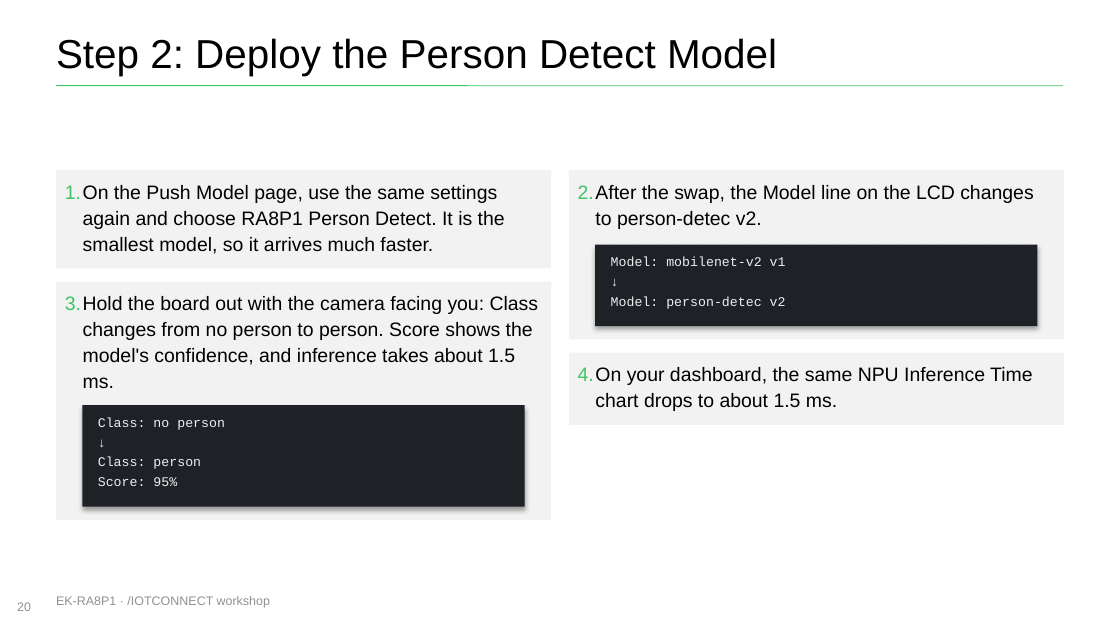
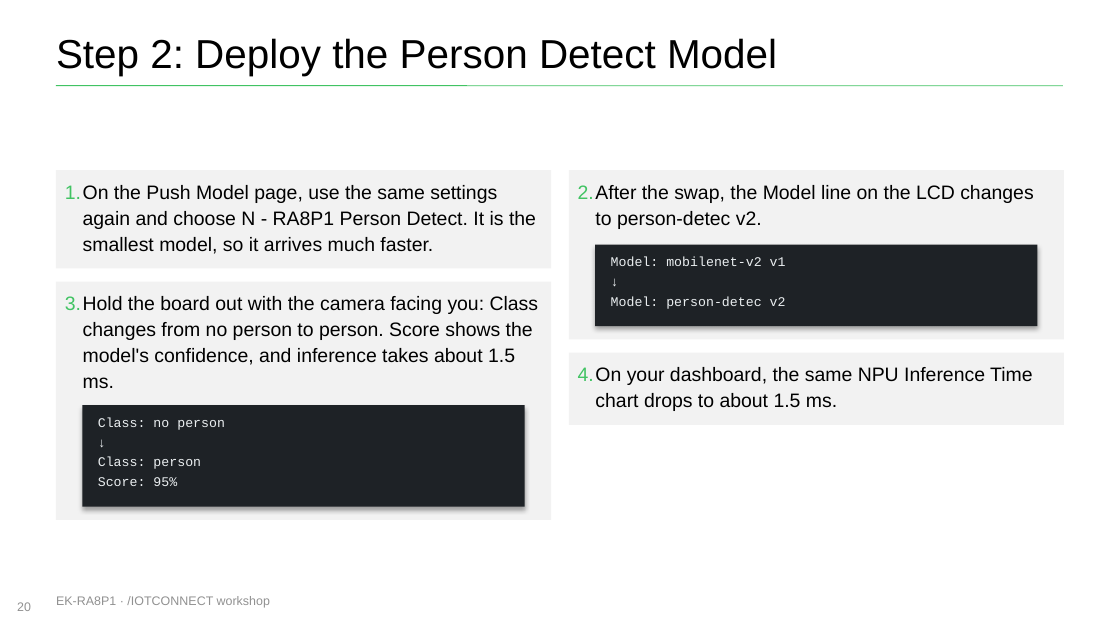
Before and after one commit to avnet-iotconnect/iotc-freertos-ek-ra8p1, a slide deck: slide 20 of docs/EK-RA8P1-vision-ai-workshop.pptx. Drawn at 1120x630 pixels with LibreOffice and Linux fonts; fonts in the diff are those of the drawing; background and template pictures are left out. Boxes give left, top, right and bottom in pixels: in the first picture for what was removed or moved away, otherwise in the second. Text is boxed around its words. In the diff, an @@ line names an element or a change of style, - is before the commit and + after.

```diff
--- a/docs/EK-RA8P1-vision-ai-workshop.pptx
+++ b/docs/EK-RA8P1-vision-ai-workshop.pptx
@@ text at [65,185,536,254]: text changed @@
-1. On the Push Model page, use the same settings again and choose RA8P1 Person Detect. It is the smallest model, so it arrives much faster.
+1. On the Push Model page, use the same settings again and choose N - RA8P1 Person Detect. It is the smallest model, so it arrives much faster.
```
Also in this commit, not shown: 5 other slides changed, 1 slide added, 1 other file.
